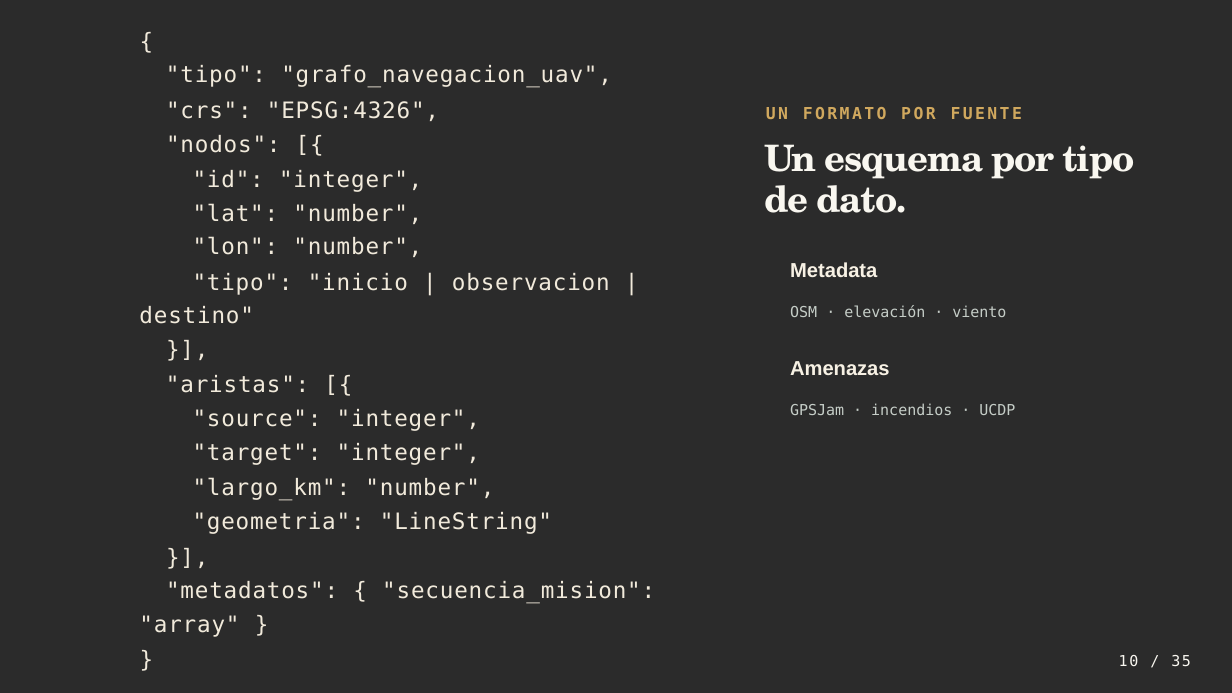
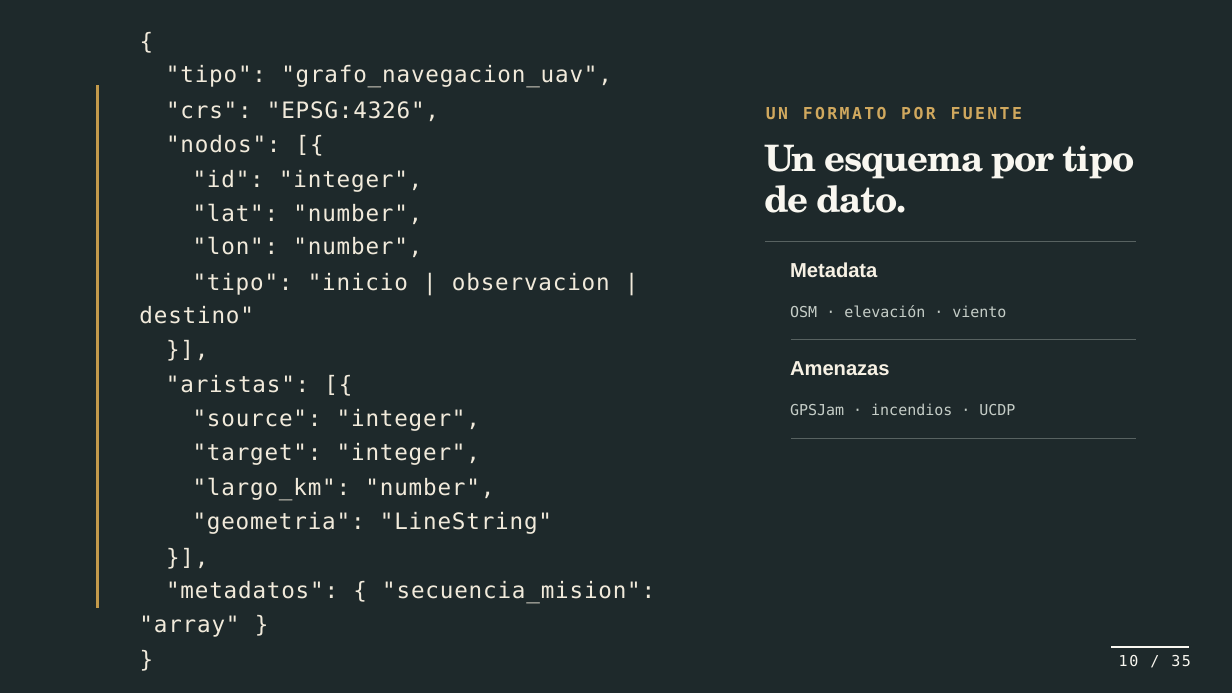
Before and after one commit to Aropoint/AlgoritmosRuteo, a slide deck: slide 10 of 05_T2/Cuando un tramo se bloquea.pptx. Drawn at 1232x693 pixels with LibreOffice and Linux fonts; fonts in the diff are those of the drawing; background and template pictures are left out; a plain dark background stands for a picture behind light text. Boxes give left, top, right and bottom in pixels: in the first picture for what was removed or moved away, otherwise in the second. Text is boxed around its words. In the diff, an @@ line names an element or a change of style, - is before the commit and + after.

```diff
--- a/05_T2/Cuando un tramo se bloquea.pptx
+++ b/05_T2/Cuando un tramo se bloquea.pptx
@@ background picture (left out) to #1E292B @@
@@ freeform shape added at (96,85,100,607), fill #C49A4B @@
@@ freeform shape added at (765,241,1136,440), fill #586261 @@
@@ freeform shape added at (1111,647,1189,648), fill #F9F7F0 @@
```
Also in this commit, not shown: 30 other slides changed, 12 other files.
